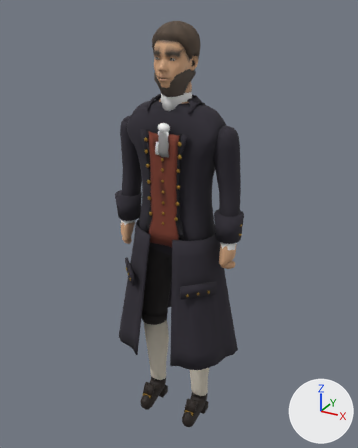
Two versions of the glTF model reckoning/models/father.glb, one commit apart.
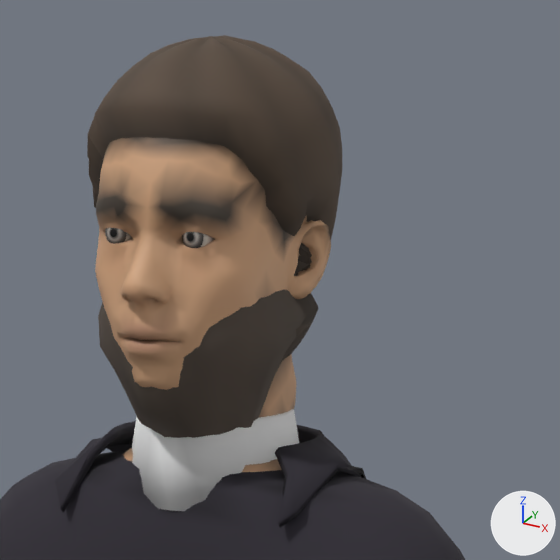
The first picture shows the older version from a 50 mm camera at (0.924, -1.66, 1.813) aimed at (-0.01, 0.038, 0.964). The close-ups show the older and then the newer version on the part from 38% to 68% of the width and 3% to 27% of the height of that picture. Only the edits that show in the close-ups are written down. Lighting does not change. The marker at lower right points along +X, +Y and +Z. Vertices at exactly the same position are counted once.

The first close-up shows 'father_beard', 'father_body', 'father_coat', 'father_hair', 'father_linen', 'father_skin', 'father_tash' and 2 more.
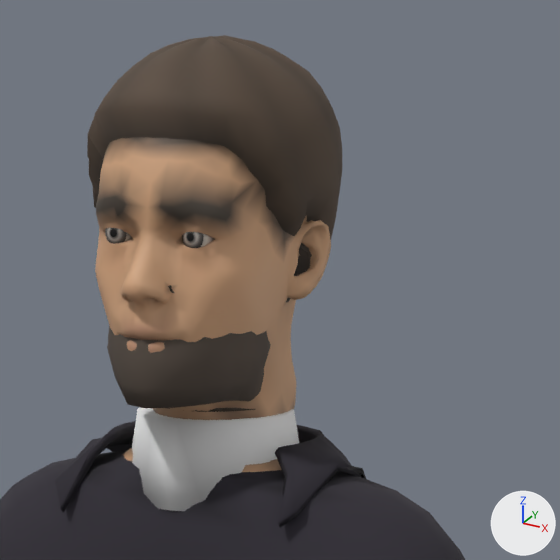
The change, as JSON lines over the scene's bpy script:
```json
{"block": "me_father_beard", "where": "# used by ob_father_beard; location = (0.0, 0.0, 0.0)"}
{"op": "remove", "block": "me_father_beard", "code": "me_father_beard.from_pydata(...)  # 534 vertices, 1064 faces; spans x -0.073..0.073, y -0.105..0.078, z 1.494..1.742"}
{"op": "add", "block": "me_father_beard", "code": "me_father_beard.from_pydata(...)  # 534 vertices, 1064 faces; spans x -0.073..0.073, y -0.105..0.076, z 1.526..1.742"}
{"block": "me_father_beard", "change": "me_father_beard part 1: 224 of 534 vertices moved; they spanned x -0.073..0.073, y -0.101..0.078, z 1.494..1.619 and now span x -0.066..0.066, y -0.105..0.062, z 1.526..1.605; mean shift (0.0, 0.004, 0.003); largest move (0.0, 0.01, 1.533) -> (0.0, 0.062, 1.533)"}
{"block": "me_father_beard", "change": "me_father_beard part 2: 45 kept faces spanning x -0.041..0.043, y -0.089..-0.005, z 1.526..1.542 get new vertex colours; the middle colour goes from brown #584d44 to brown #52473e"}
{"block": "me_father_hair", "where": "me_father_hair.from_pydata(...)  # 1082 vertices, 2160 faces; spans x -0.085..0.085, y -0.108..0.096, z 1.525..1.766"}
{"block": "me_father_hair", "where": "# used by ob_father_hair; location = (0.0, 0.0, 0.0)"}
{"block": "me_father_hair", "change": "me_father_hair part 3: 478 of 1082 vertices moved; they spanned x -0.071..0.071, y -0.098..0.08, z 1.525..1.625 and now span x -0.071..0.071, y -0.098..0.076, z 1.525..1.614; mean shift (0.0, 0.003, -0.003); largest move (0.0, 0.005, 1.533) -> (0.0, 0.062, 1.533)"}
{"block": "me_father_hair", "change": "me_father_hair part 4: 350 kept faces spanning x -0.071..0.054, y -0.054..0.058, z 1.525..1.614 get new vertex colours; the middle colour goes from brown #42362b to black #282019"}
{"block": "me_father_skin", "where": "me_father_skin.from_pydata(...)  # 1599 vertices, 3168 faces; spans x -0.083..0.081, y -0.115..0.084, z 1.417..1.749"}
{"block": "me_father_skin", "where": "# used by ob_father_skin; location = (0.0, 0.0, 0.0)"}
{"block": "me_father_skin", "change": "me_father_skin part 5: 261 faces centred in x -0.081..0.081, y -0.093..0.062, z 1.53..1.65 are repainted in the vertex colours; the middle colour goes from brown #a27f62 to beige #d2a57f"}
{"block": "me_father_tash", "where": "# used by ob_father_tash; location = (0.0, 0.0, 0.0)"}
{"op": "remove", "block": "me_father_tash", "code": "me_father_tash.from_pydata(...)  # 534 vertices, 1064 faces; spans x -0.073..0.073, y -0.105..0.078, z 1.526..1.742"}
{"op": "add", "block": "me_father_tash", "code": "me_father_tash.from_pydata(...)  # 534 vertices, 1064 faces; spans x -0.073..0.073, y -0.105..0.076, z 1.526..1.742"}
{"block": "me_father_tash", "change": "me_father_tash part 6: 224 of 534 vertices moved; they spanned x -0.072..0.073, y -0.101..0.078, z 1.526..1.619 and now span x -0.066..0.066, y -0.099..0.062, z 1.526..1.605; mean shift (0.0, 0.003, -0.001); largest move (0.0, 0.01, 1.533) -> (0.0, 0.062, 1.533)"}
```

Boxes (x1, y1, x2, y2) around the edits, measured in the close-ups (560 x 560 px; the box of a moved part takes in the faces that stretch with it):
```json
{"object": "father_hair", "change": "reshaped", "before": [87, 35, 342, 370], "after": [87, 35, 342, 412]}
{"object": "father_beard", "change": "reshaped", "before": [98, 245, 312, 438], "after": [107, 298, 291, 411]}
{"object": "father_tash", "change": "reshaped", "before": [291, 274, 318, 352], "after": [195, 245, 312, 411], "on screen": "mostly hidden afterwards"}
{"part": 1, "of": "me_father_beard", "change": "moved or reshaped", "before": [98, 258, 312, 438], "after": [107, 298, 291, 411]}
{"part": 2, "of": "me_father_beard", "change": "recoloured", "before": [129, 400, 233, 438]}
{"part": 3, "of": "me_father_hair", "change": "moved or reshaped", "before": [296, 252, 310, 276], "after": [168, 252, 310, 411], "on screen": "mostly hidden"}
{"part": 4, "of": "me_father_hair", "change": "recoloured", "before": [277, 321, 313, 370], "after": [168, 408, 253, 412]}
{"part": 5, "of": "me_father_skin", "change": "edited", "before": [170, 220, 331, 410], "after": [170, 220, 331, 410], "on screen": "looks the same"}
{"part": 6, "of": "me_father_tash", "change": "moved or reshaped", "before": [291, 274, 318, 352], "after": [195, 258, 310, 411], "on screen": "mostly hidden afterwards"}
```
